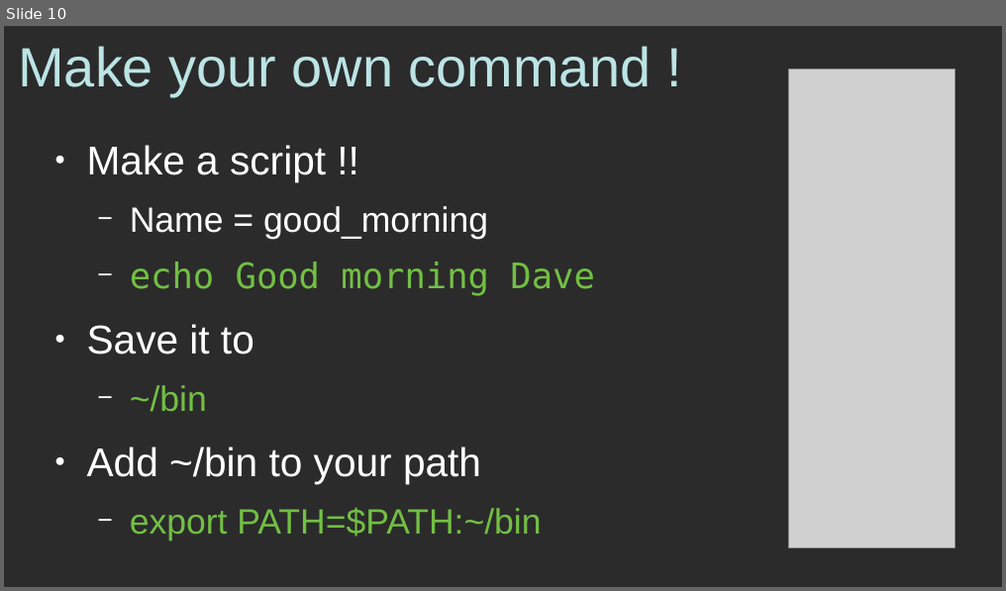
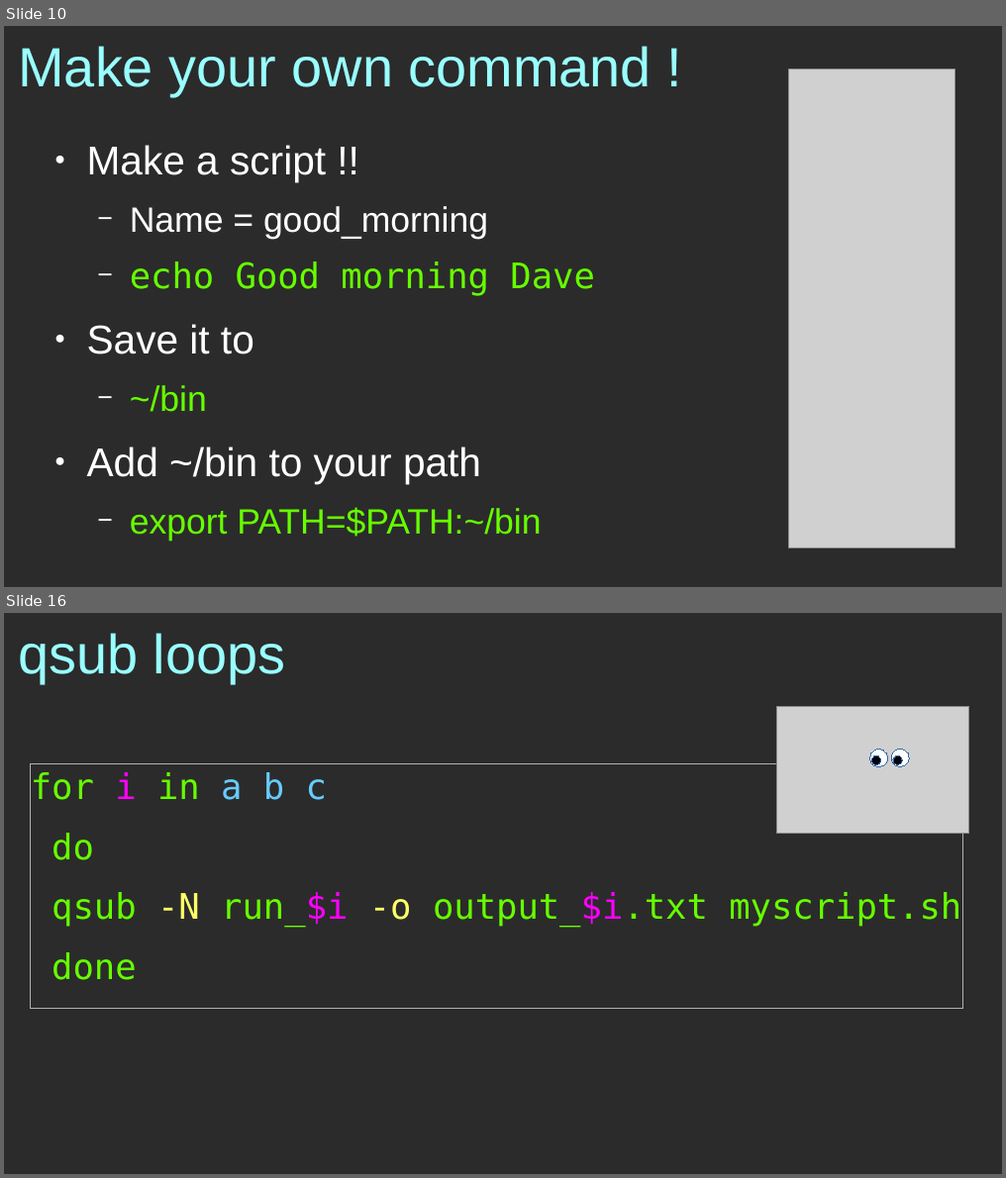
Before and after one commit to 3nrique0/tutorials, a slide deck: qse_qsub/qsub.odp. Shown one above the other, each under a label of ours: slide 10 before the commit, slides 10 and 16 after it; the slides between them are not shown. The pictures are 1006x591 and 1006x1178 pixels, drawn with LibreOffice and Linux fonts; fonts in the diff are those of the drawing; grey boxes stand for pictures; background and template pictures are left out; a plain dark background stands for a picture behind light text. Boxes give left, top, right and bottom in pixels: in the first picture for what was removed or moved away, otherwise in the second. Text is boxed around its words. In the diff, an @@ line names an element or a change of style, - is before the commit and + after.

```diff
--- a/qse_qsub/qsub.odp
+++ b/qse_qsub/qsub.odp
@@ slide 16 added at box(4, 613, 1002, 1174), background picture (left out) @@
@@ title added at box(18, 633, 286, 683), 44 pt, text #99FFFF @@
+qsub loops
@@ picture added at box(777, 706, 969, 834) @@
@@ ellipse added at box(869, 749, 888, 766), fill #FFFFFF, outline #3465A4 0 pt @@
@@ ellipse added at box(872, 757, 881, 765), fill #000000, outline #3465A4 0 pt @@
@@ ellipse added at box(891, 749, 910, 766), fill #FFFFFF, outline #3465A4 0 pt @@
@@ ellipse added at box(893, 757, 902, 765), fill #000000, outline #3465A4 0 pt @@
@@ text added at box(31, 764, 963, 1009), outline #B2B2B2 0 pt, 28 pt, text #66FF00 @@
+for i in a b c
+do
+qsub -N run_$i -o output_$i.txt myscript.sh
+done
@@ slide 10 changed as well @@
@@ title "Make your own command !" at box(18, 46, 651, 96): text colour #BCE4E5 to #99FFFF @@
@@ text at box(130, 262, 594, 541): text colour #72BF44 to #66FF00 in "echo Good morning Dave", "~/bin", "export PATH=$PATH:~/bin" @@
```
Also in this commit, not shown: 9 other slides changed, 5 other slides added.
